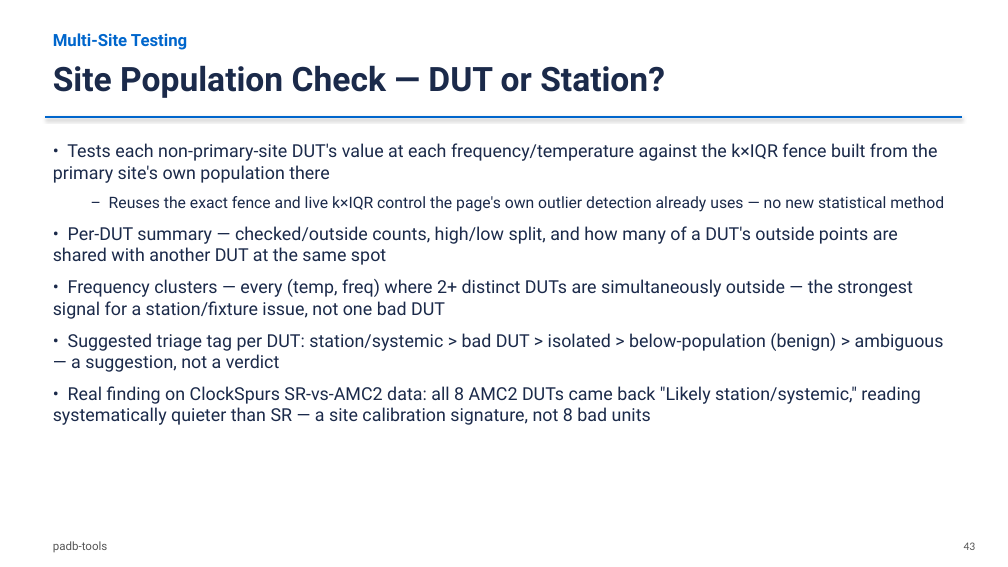
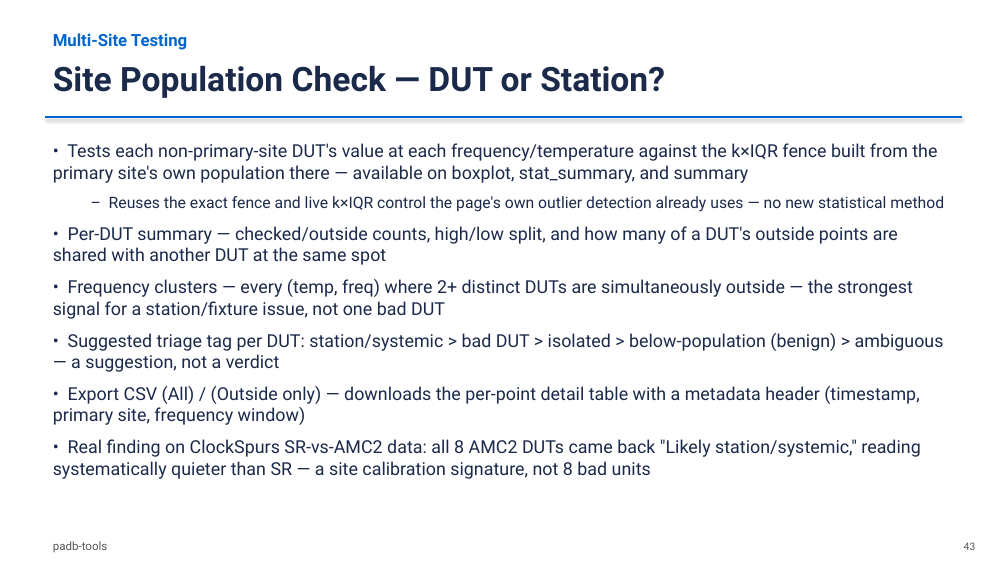
Before and after one commit to damurray/padb-tools, a slide deck: slide 43 of PADB_Simple_and_Interactive.pptx. Drawn at 1008x567 pixels with LibreOffice and Linux fonts; fonts in the diff are those of the drawing. Boxes give left, top, right and bottom in pixels: in the first picture for what was removed or moved away, otherwise in the second. Text is boxed around its words. In the diff, an @@ line names an element or a change of style, - is before the commit and + after.

```diff
--- a/PADB_Simple_and_Interactive.pptx
+++ b/PADB_Simple_and_Interactive.pptx
@@ text at [53,143,937,183]: text changed @@
-• Tests each non-primary-site DUT's value at each frequency/temperature against the k×IQR fence built from the primary site's own population there
+• Tests each non-primary-site DUT's value at each frequency/temperature against the k×IQR fence built from the primary site's own population there — available on boxplot, stat_summary, and summary
@@ text at [53,386,919,425]: paragraph added @@
+• Export CSV (All) / (Outside only) — downloads the per-point detail table with a metadata header (timestamp, primary site, frequency window)
```
Also in this commit, not shown: 4 other slides changed, 1 slide added.
